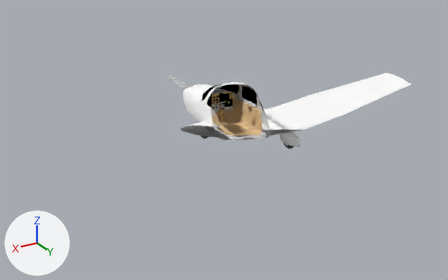
Two versions of the Blender file Models/pa28-181.blend, one commit apart.
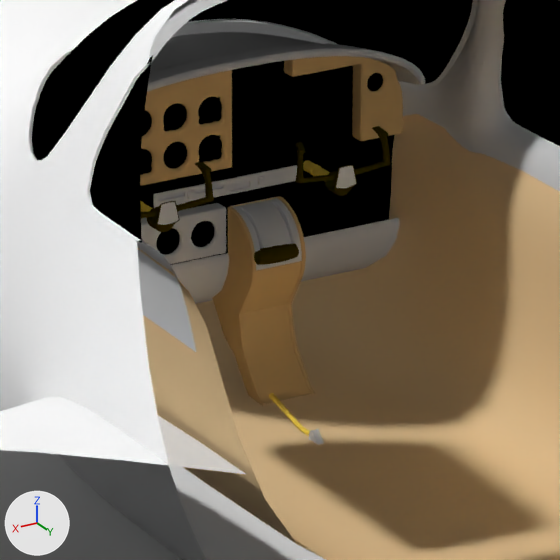
There are two pictures of each version: one whole from a 50 mm lens placed at (7.82, 11.36, 5.63), pointed at (0.81, -0.34, -0.22), one close up on the part from 45% to 55% of the width and 31% to 48% of the height. Every picture has the same lights, and +X, +Y and +Z are marked at lower left. Everything nearer to the camera than a plane just in front of the edit is cut away.

Objects in the first close-up: 'ceiling', 'cowling', 'dashboard', 'door window', 'fuselage', 'gap cover up', 'glareshield', 'throttle quadrant', 'walls', 'windshield', 'wings', 'yoke mount trim'.
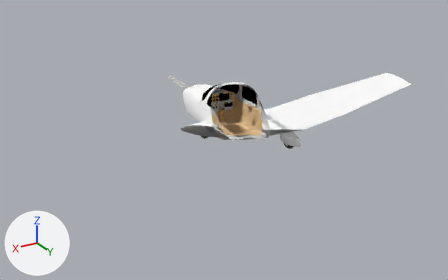
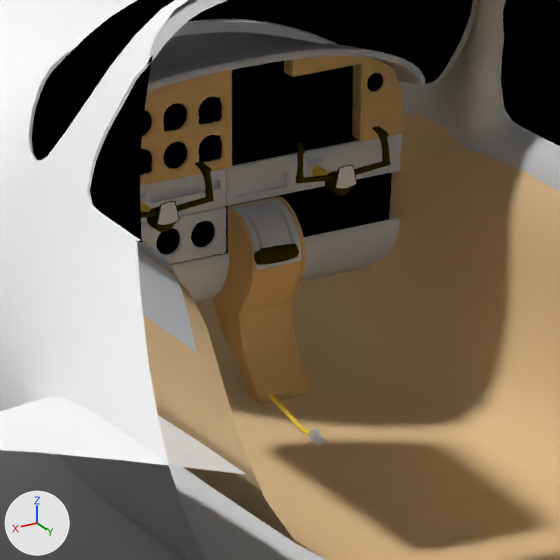
Boxes (x1, y1, x2, y2) around the edits, measured in the close-ups (560 x 560 px):
'yoke mount trim', rescaled
    before: (153, 165, 297, 208)
    after: (140, 133, 402, 223)

The change in detail:
Object 'yoke mount trim' (ob_yoke_mount_trim) is rescaled from (0.4, 0.4, 0.4) to (1.0, 1.0, 1.0).
